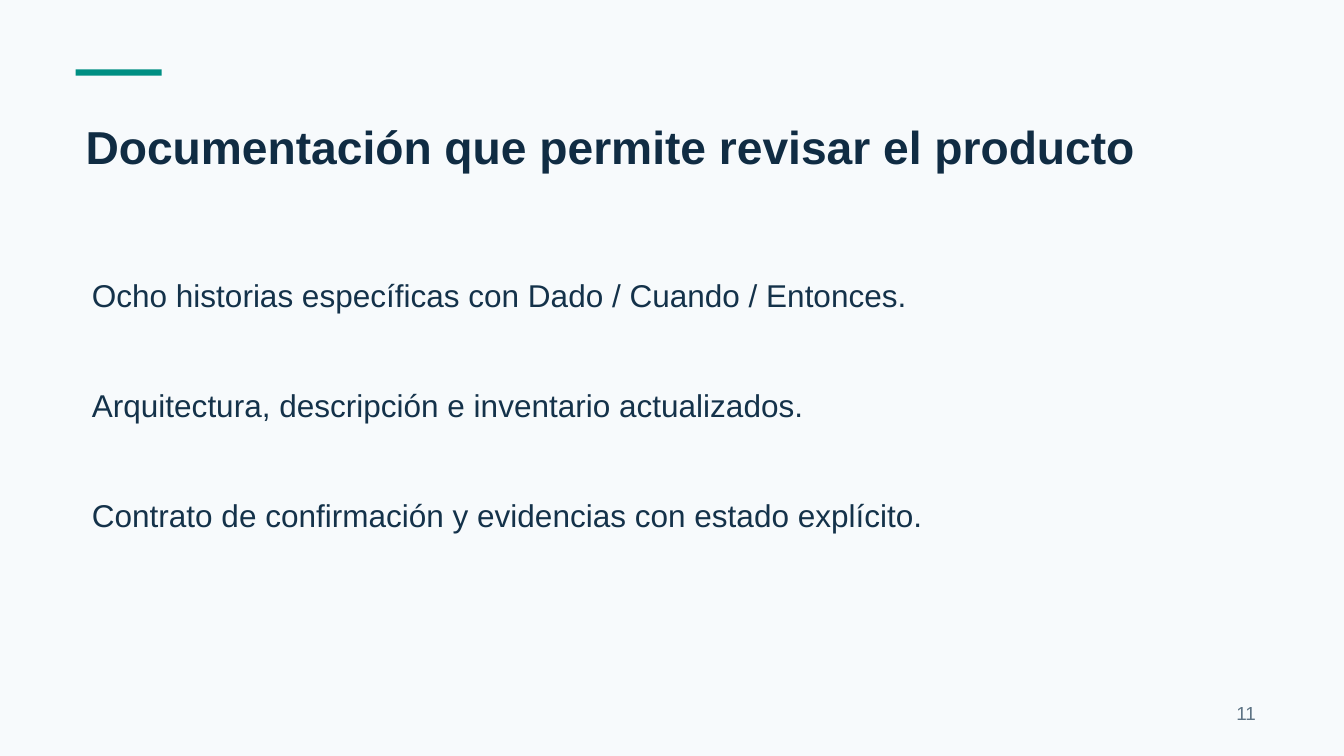
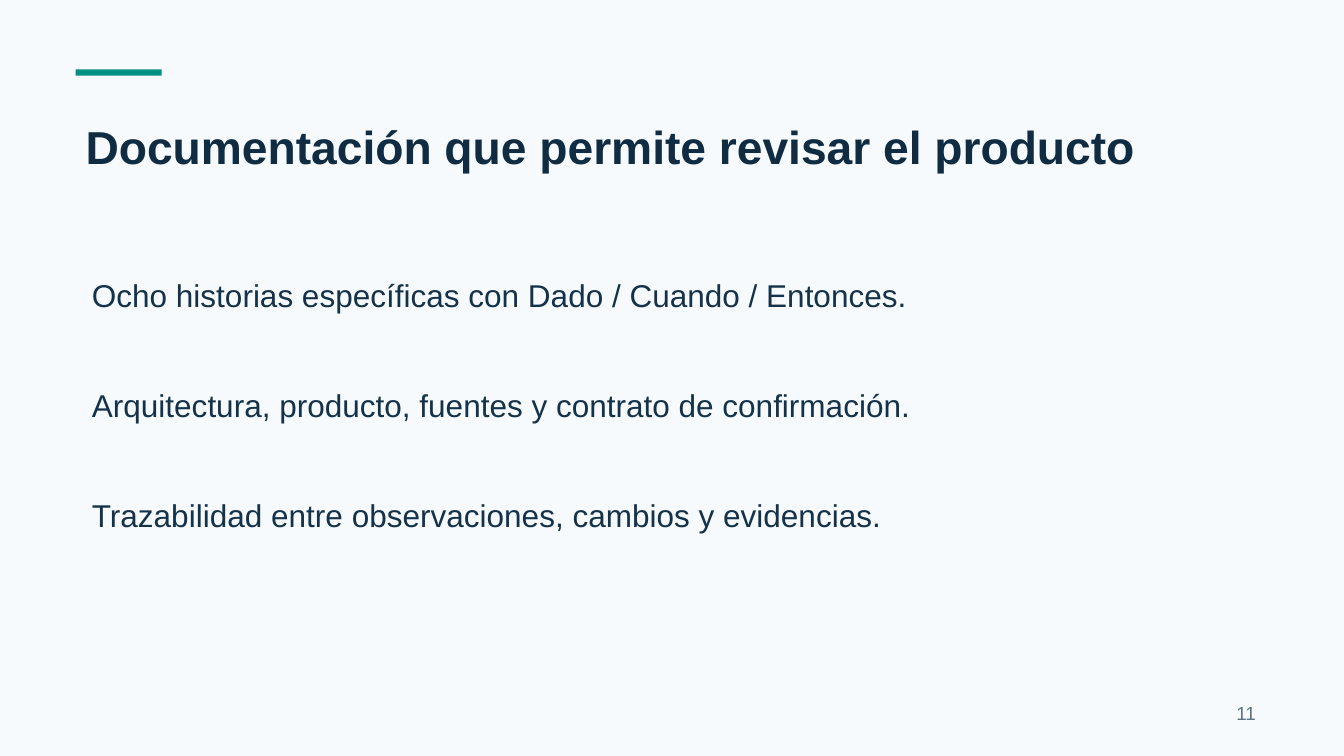
Before and after one commit to Christian-gv-01/revisor-inteligente-codigo, a slide deck: slide 11 of docs/presentacion/CODEGUARD-borrador-12-minutos.pptx. Drawn at 1344x756 pixels with LibreOffice and Linux fonts; fonts in the diff are those of the drawing. Boxes give left, top, right and bottom in pixels: in the first picture for what was removed or moved away, otherwise in the second. Text is boxed around its words. In the diff, an @@ line names an element or a change of style, - is before the commit and + after.

```diff
--- a/docs/presentacion/CODEGUARD-borrador-12-minutos.pptx
+++ b/docs/presentacion/CODEGUARD-borrador-12-minutos.pptx
@@ text at <box>92,393,909,423</box>: text changed @@
-Arquitectura, descripción e inventario actualizados.
+Arquitectura, producto, fuentes y contrato de confirmación.
@@ text at <box>92,504,881,533</box>: text changed @@
-Contrato de confirmación y evidencias con estado explícito.
+Trazabilidad entre observaciones, cambios y evidencias.
```
Also in this commit, not shown: 6 other slides changed, 2 slides added, 2 slides removed, 4 other files.
